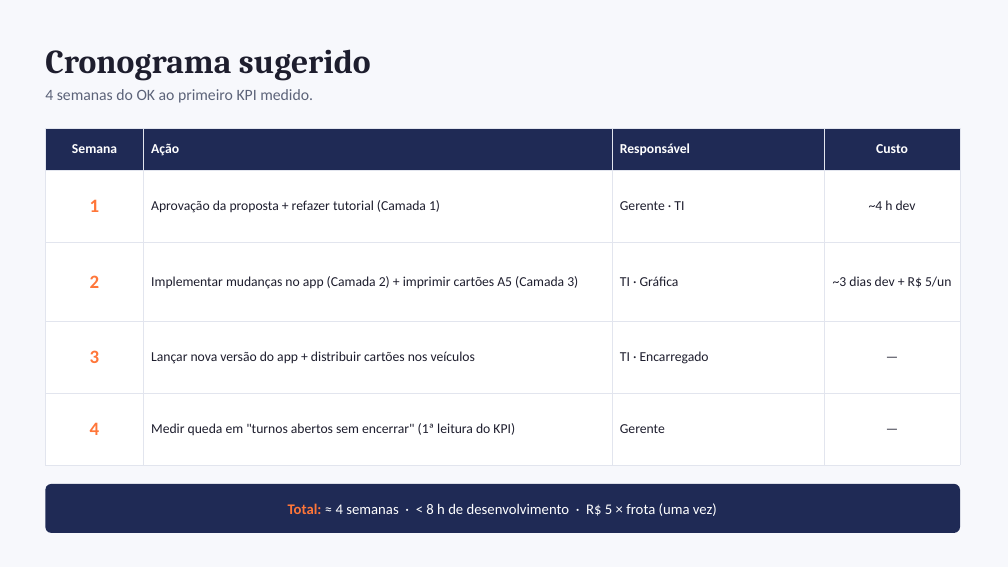
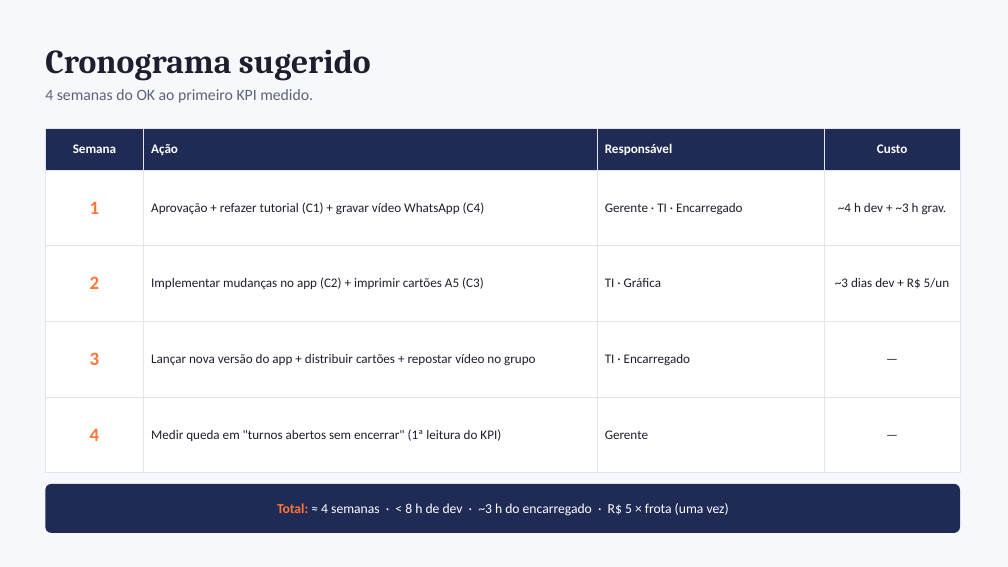
Before and after one commit to DevEngetecica-create/app_engeativos, a slide deck: slide 9 of proposta-checklist/proposta-checklist.pptx (slide 8 before the commit). Drawn at 1008x567 pixels with LibreOffice and Linux fonts; fonts in the diff are those of the drawing. Boxes give left, top, right and bottom in pixels: in the first picture for what was removed or moved away, otherwise in the second. Text is boxed around its words. In the diff, an @@ line names an element or a change of style, - is before the commit and + after.

```diff
--- a/proposta-checklist/proposta-checklist.pptx
+++ b/proposta-checklist/proposta-checklist.pptx
@@ table at (45, 129, 960, 469) @@
-row 2: 1 | Aprovação da proposta + refazer tutorial (Camada 1) | Gerente · TI | ~4 h dev
+row 2: 1 | Aprovação + refazer tutorial (C1) + gravar vídeo WhatsApp (C4) | Gerente · TI · Encarregado | ~4 h dev + ~3 h grav.
-row 3, column 2: Implementar mudanças no app (Camada 2) + imprimir cartões A5 (Camada 3)
+row 3, column 2: Implementar mudanças no app (C2) + imprimir cartões A5 (C3)
-row 4, column 2: Lançar nova versão do app + distribuir cartões nos veículos
+row 4, column 2: Lançar nova versão do app + distribuir cartões + repostar vídeo no grupo
@@ size 13 to 12.5 pt in "Semana", "Ação", "Responsável", "Custo" and 7 more places @@
@@ text at (277, 503, 729, 516): text changed; size 14 to 13 pt @@
-Total: ≈ 4 semanas · < 8 h de desenvolvimento · R$ 5 × frota (uma vez)
+Total: ≈ 4 semanas · < 8 h de dev · ~3 h do encarregado · R$ 5 × frota (uma vez)
```
Also in this commit, not shown: 2 other slides changed, 1 slide added, 18 other files.
